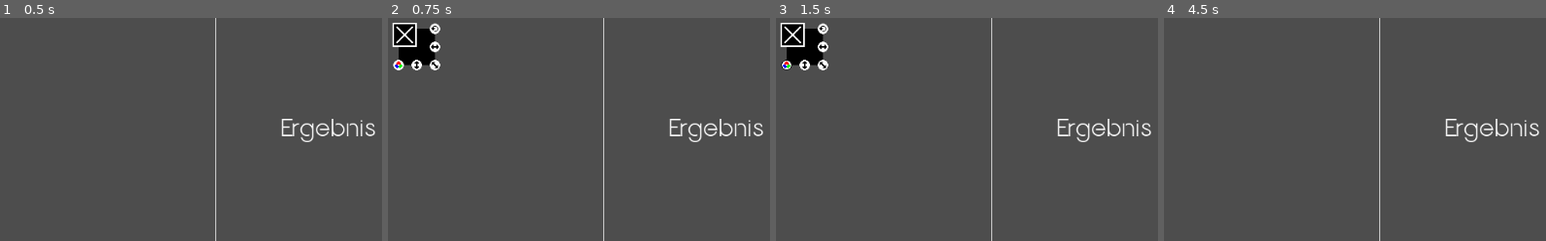
Above: before the commit, frames 1-4 (left to right).
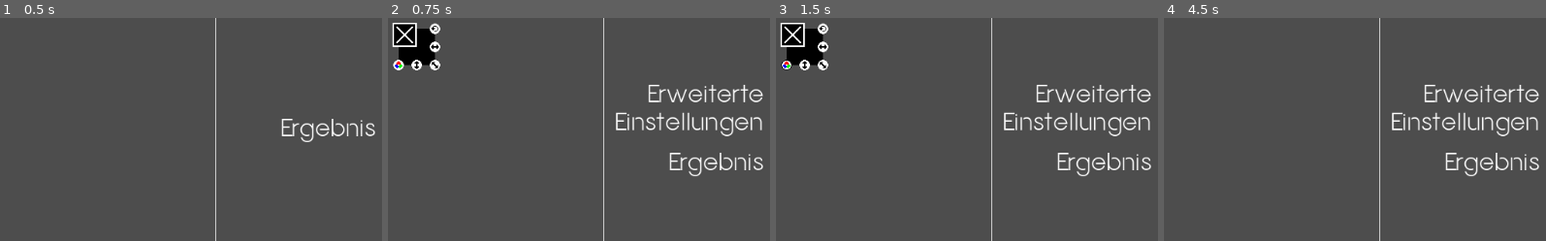
Above: after the commit, the same moments.

Repository: Anomasie/Fractals
Game: Godot game, scene res://scenes/GUI.tscn
Two runs of this game, one before a commit and one after it. Both use one fixed random seed, a clock stepped at 60 frames per second and the inputs below.
Inputs (mouse positions are % of the whole screen's width and height, from its top left):
- Up to frame 1 (0.5 s): no input
- Up to frame 2 (0.75 s): click "Hinzufügen" at 0.5 s
- Up to frame 3 (1.5 s): click (51, 33) at 1.25 s
- Up to frame 4 (4.5 s): click "Alles löschen" at 2 s; click "Ergebnis" at 2.75 s; click "Zurück" at 3.5 s; click "Hinzufügen" at 4.25 s
The pictures show only the part of the screen within x 50-100%, y 23-73%; the shares and areas given below are measured in that part.

Frame 1 is identical in both runs. In frame 2, 3.2% of the frame differs, in the area x 59-99%, y 30-71%; in frame 3, 3.2%; in frame 4, 3.2%.

Commit message:
added advanced options

Diff:
--- /dev/null
+++ b/scenes/AdvancedOptions.gd
@@ -0,0 +1,52 @@
+extends VBoxContainer
+
+signal value_changed
+signal close_me
+
+func _ready():
+	for child in self.get_children():
+		for ankle in child.get_children():
+			if ankle is SpinBox:
+				ankle.value_changed.connect(_value_changed)
+			elif ankle is CheckButton:
+				ankle.pressed.connect(_value_changed)
+
+@onready var TranslationX = $TranslationBox/TranslationX
+@onready var TranslationY = $TranslationBox/TranslationY
+@onready var ContractX = $ContractionBox/ContractionX
+@onready var ContractY = $ContractionBox/ContractionY
+@onready var Rotation = $RotationBox/Rotation
+@onready var Mirror = $MirrorBox/Mirror
+
+func _value_changed(_new_value=0):
+	value_changed.emit()
+
+func load_ui(contraction):
+	TranslationX.value = contraction.translation.x
+	TranslationY.value = 1 - contraction.translation.y
+	ContractX.value = contraction.contract.x
+	ContractY.value = contraction.contract.y
+	# see below
+	if contraction.rotation / (2 * PI) * 360 < 0:
+		Rotation.value = - contraction.rotation / (2 * PI) * 360
+	else:
+		Rotation.value = 360 - contraction.rotation / (2 * PI) * 360
+	Mirror.button_pressed = contraction.mirrored
+
+func read_ui():
+	var contraction = Contraction.new()
+	# godot translation: anchor top-left
+	# user-friendly translation: anchor bottom-left
+	contraction.translation = Vector2(TranslationX.value, 1 - TranslationY.value)
+	contraction.contract = Vector2(ContractX.value, ContractY.value)
+	# godot rotation: 2pi-scaled
+	## and clock-wise!?!
+	# user-friendly rotation: 360°-scaled
+	## and counter-clock-wise
+	contraction.rotation = 2 * PI - Rotation.value / 360 * 2 * PI
+	contraction.mirrored = Mirror.button_pressed
+	# the color will be added by PlaygroundUI
+	return contraction
+
+func _on_close_button_pressed():
+	close_me.emit()
--- /dev/null
+++ b/scenes/AdvancedOptions.tscn
@@ -0,0 +1,82 @@
+[gd_scene load_steps=2 format=3 uid="uid://ci4h23rvdej3t"]
+
+[ext_resource type="Script" path="res://scenes/AdvancedOptions.gd" id="1_jbv3n"]
+
+[node name="AdvancedOptions" type="VBoxContainer"]
+script = ExtResource("1_jbv3n")
+
+[node name="TranslationLabel" type="Label" parent="."]
+layout_mode = 2
+size_flags_vertical = 1
+text = "Verschiebung"
+horizontal_alignment = 2
+
+[node name="TranslationBox" type="HBoxContainer" parent="."]
+layout_mode = 2
+
+[node name="TranslationX" type="SpinBox" parent="TranslationBox"]
+layout_mode = 2
+min_value = -1.0
+max_value = 2.0
+step = 0.01
+
+[node name="TranslationY" type="SpinBox" parent="TranslationBox"]
+layout_mode = 2
+min_value = -1.0
+max_value = 2.0
+step = 0.01
+
+[node name="ContractionLabel" type="Label" parent="."]
+layout_mode = 2
+size_flags_vertical = 1
+text = "Kontraktion"
+horizontal_alignment = 2
+
+[node name="ContractionBox" type="HBoxContainer" parent="."]
+layout_mode = 2
+
+[node name="ContractionX" type="SpinBox" parent="ContractionBox"]
+layout_mode = 2
+max_value = 1.0
+step = 0.001
+
+[node name="ContractionY" type="SpinBox" parent="ContractionBox"]
+layout_mode = 2
+max_value = 1.0
+step = 0.001
+
+[node name="RotationBox" type="HBoxContainer" parent="."]
+layout_mode = 2
+
+[node name="Rotation" type="SpinBox" parent="RotationBox"]
+layout_mode = 2
+size_flags_horizontal = 3
+max_value = 359.9
+step = 0.1
+suffix = "°"
+
+[node name="RotationLabel" type="Label" parent="RotationBox"]
+layout_mode = 2
+size_flags_horizontal = 3
+text = "Rotation"
+horizontal_alignment = 2
+
+[node name="MirrorBox" type="HBoxContainer" parent="."]
+layout_mode = 2
+
+[node name="Mirror" type="CheckButton" parent="MirrorBox"]
+layout_mode = 2
+size_flags_horizontal = 3
+
+[node name="MirrorLabel" type="Label" parent="MirrorBox"]
+layout_mode = 2
+size_flags_horizontal = 3
+text = "gespiegelt"
+horizontal_alignment = 2
+
+[node name="CloseButton" type="Button" parent="."]
+layout_mode = 2
+text = "Schließen"
+alignment = 2
+
+[connection signal="pressed" from="CloseButton" to="." method="_on_close_button_pressed"]
--- a/scenes/Playground.gd
+++ b/scenes/Playground.gd
@@ -13,34 +13,32 @@
 	Instance.color_me.connect(color.bind(Instance))
 	Instance.focus_me.connect(focus.bind(Instance))
 	self.add_child(Instance)
+	get_parent().focus(Instance)
 
 func close_all():
 	for child in self.get_children():
 		close(child)
+	get_parent().focus(null)
 
 func close(MyRect):
 	MyRect.queue_free()
+	if self.get_child_count() <= 1:
+		get_parent().focus(null)
+	else:
+		get_parent().focus(self.get_child(0))
 
 func color(MyRect):
 	get_parent().color(MyRect)
+	get_parent().focus(MyRect)
 
 func focus(MyRect):
 	self.move_child(MyRect, -1)
+	get_parent().focus(MyRect)
 
 func get_ifs(origin):
 	var ifs = IFS.new()
 	# get contractions of ifs
 	for child in self.get_children():
-		var contraction = Contraction.new()
-		contraction.translation = Vector2(
-			(child.Rect.get_global_position().x - origin.x) / Global.LOUPE.x,
-			(child.Rect.get_global_position().y - origin.y) / Global.LOUPE.y
-		)
-		contraction.contract = Vector2(
-			child.Rect.size.x / Global.LOUPE.x,
-			child.Rect.size.y / Global.LOUPE.y
-		)
-		contraction.rotation = child.rotation
-		contraction.color = child.Rect.self_modulate
+		var contraction = child.get_contraction(origin)
 		ifs.systems.append(contraction)
 	return ifs
--- a/scenes/PlaygroundUI.gd
+++ b/scenes/PlaygroundUI.gd
@@ -1,16 +1,21 @@
 extends Control
 
 @onready var Playground = $Playground
+# There is no reason to call this a blue texture, as it isn't blue anymore.
+# However, it was in a previous version, and I diffuse to change the name.
 @onready var BlueTexture = $Center/Center/BlueTexture
 @onready var ColorBar = $Left/Lines/ColorBar
 @onready var ColorBarPicker = $Left/Lines/ColorBar/ColorPicker
 @onready var ColorBarReadyButton = $Left/Lines/ColorBar/ReadyButton
+@onready var ResultButton = $Right/Lines/ResultButton
 
 var rot = randi_range(0,360-1)
 
 func _ready():
 	resize()
+	# hide and show
 	ColorBar.hide()
+	focus()
 
 func _on_add_pressed():
 	Playground.add(self.get_global_position() + self.size / 2 + Vector2(128,0).rotated(rot))
@@ -25,7 +30,7 @@
 	ColorBar.hide()
 
 func _on_results_pressed():
-	var ifs = Playground.get_ifs(BlueTexture.get_global_position())
+	var ifs = Playground.get_ifs( BlueTexture.get_global_position() )
 	self.get_parent().show_results(ifs)
 
 func resize():
@@ -47,6 +52,50 @@
 	rect_editing_color = null
 	ColorBar.hide()
 
-func _on_color_picker_color_changed(color):
+func _on_color_picker_color_changed(new_color):
 	if editing_color and rect_editing_color:
-		rect_editing_color.color_rect(color)
+		rect_editing_color.color_rect(new_color)
+
+
+# advanced options
+
+@onready var AdvancedButton = $Right/Lines/AdvancedButton
+@onready var AdvancedOptions = $Right/Lines/AdvancedOptions
+
+var CurrentRect = null
+
+func focus(Rect = CurrentRect):
+	CurrentRect = Rect
+	# if nothing in focus:
+	## close advanced options
+	if typeof(CurrentRect) == TYPE_NIL:
+		_on_advanced_options_close_me()
+		# and hide advanced option-button
+		AdvancedButton.hide()
+	# if you are focusing something:
+	## update AdvancedOptions
+	elif AdvancedOptions.visible:
+		AdvancedOptions.load_ui(CurrentRect.get_contraction( BlueTexture.get_global_position() ))
+	## open advanced option-button
+	else:
+		AdvancedButton.show()
+
+func _on_advanced_button_pressed():
+	AdvancedButton.hide()
+	AdvancedOptions.show()
+	AdvancedOptions.load_ui(CurrentRect.get_contraction( BlueTexture.get_global_position() ))
+	ResultButton.hide()
+
+func _on_advanced_options_close_me():
+	AdvancedOptions.hide()
+	AdvancedButton.show()
+	ResultButton.show()
+
+func _on_advanced_options_value_changed():
+	# editing the rect using the rect-ui will update advanced-uptions-ui
+	# however, this change should not be driven back to rect-ui
+	# which would provide no further information but make the animation chunky
+	if not CurrentRect.editing_position and not CurrentRect.editing_width and not CurrentRect.editing_height and not CurrentRect.editing_turn:
+		var new_contraction = AdvancedOptions.read_ui()
+		new_contraction.color = CurrentRect.Rect.self_modulate
+		CurrentRect.update_to(new_contraction, BlueTexture.get_global_position())
--- a/scenes/PlaygroundUI.tscn
+++ b/scenes/PlaygroundUI.tscn
@@ -1,8 +1,9 @@
-[gd_scene load_steps=4 format=3 uid="uid://q88x6y11n1jm"]
+[gd_scene load_steps=5 format=3 uid="uid://q88x6y11n1jm"]
 
 [ext_resource type="Script" path="res://scenes/PlaygroundUI.gd" id="1_ioibl"]
 [ext_resource type="Texture2D" uid="uid://bg82qawkt7a6b" path="res://assets/gui/center_background.png" id="2_sdntq"]
 [ext_resource type="PackedScene" uid="uid://cnh2ciowfjn42" path="res://scenes/Playground.tscn" id="4_xpdbu"]
+[ext_resource type="PackedScene" uid="uid://ci4h23rvdej3t" path="res://scenes/AdvancedOptions.tscn" id="4_yd3uv"]
 
 [node name="PlaygroundUI" type="Control"]
 layout_mode = 3
@@ -118,7 +119,25 @@
 grow_horizontal = 0
 grow_vertical = 2
 
-[node name="ResultsButton" type="Button" parent="Right"]
+[node name="Lines" type="VBoxContainer" parent="Right"]
+layout_mode = 2
+
+[node name="AdvancedButton" type="Button" parent="Right/Lines"]
+layout_mode = 2
+text = "Erweiterte
+Einstellungen"
+alignment = 2
+
+[node name="AdvancedOptions" parent="Right/Lines" instance=ExtResource("4_yd3uv")]
+layout_mode = 2
+
+[node name="PresetButton" type="Button" parent="Right/Lines"]
+visible = false
+layout_mode = 2
+text = "Vorlagen"
+alignment = 2
+
+[node name="ResultButton" type="Button" parent="Right/Lines"]
 visibility_layer = 2
 layout_mode = 2
 text = "Ergebnis"
@@ -127,4 +146,7 @@
 [connection signal="pressed" from="Left/Lines/AddButton" to="." method="_on_add_pressed"]
 [connection signal="pressed" from="Left/Lines/CloseAllButton" to="." method="_on_close_all_pressed"]
 [connection signal="color_changed" from="Left/Lines/ColorBar/ColorPicker" to="." method="_on_color_picker_color_changed"]
-[connection signal="pressed" from="Right/ResultsButton" to="." method="_on_results_pressed"]
+[connection signal="pressed" from="Right/Lines/AdvancedButton" to="." method="_on_advanced_button_pressed"]
+[connection signal="close_me" from="Right/Lines/AdvancedOptions" to="." method="_on_advanced_options_close_me"]
+[connection signal="value_changed" from="Right/Lines/AdvancedOptions" to="." method="_on_advanced_options_value_changed"]
+[connection signal="pressed" from="Right/Lines/ResultButton" to="." method="_on_results_pressed"]
--- a/scenes/Rect.gd
+++ b/scenes/Rect.gd
@@ -1,5 +1,9 @@
 extends MarginContainer
 class_name ResizableRect
+
+var mouse_in = false
+
+# editing
 
 signal close_me
 signal color_me
@@ -19,6 +23,8 @@
 
 func _input(event):
 	if self.visible and event is InputEventMouseMotion:
+		if editing_position or editing_turn or editing_width or editing_height:
+			focus_me.emit()
 		if editing_position:
 			self.position = event.position - rect_origin
 		elif editing_turn:
@@ -29,10 +35,10 @@
 			if editing_height:
 				resize_rect(Rect.custom_minimum_size.x, (event.position - rect_origin).dot(Vector2(0, 1).rotated(self.rotation)))
 	if self.visible and event is InputEventMouseButton and not event.pressed:
-		editing_position = false
-		editing_width = false
-		editing_height = false
-		editing_turn = false
+			editing_position = false
+			editing_width = false
+			editing_height = false
+			editing_turn = false
 
 func _on_move_button_pressed():
 	editing_position = true
@@ -77,11 +83,44 @@
 func _on_close_button_pressed():
 	close_me.emit()
 
-# colors
+## colors
 
 func _on_color_button_pressed():
 	color_me.emit()
-	focus_me.emit()
 
 func color_rect(color):
 	Rect.self_modulate = color
+
+# load contraction
+
+func get_contraction(origin):
+	var contraction = Contraction.new()
+	contraction.translation = Vector2(
+		(self.Rect.get_global_position().x - origin.x) / Global.LOUPE.x,
+		(self.Rect.get_global_position().y - origin.y) / Global.LOUPE.y
+	)
+	contraction.contract = Vector2(
+		self.Rect.size.x / Global.LOUPE.x,
+		self.Rect.size.y / Global.LOUPE.y
+	)
+	contraction.rotation = self.rotation
+	contraction.color = self.Rect.self_modulate
+	return contraction
+
+# advanced options
+
+func update_to(contr, origin):
+	# translation
+	var real_position = Vector2(
+		contr.translation.x * Global.LOUPE.x,
+		contr.translation.y * Global.LOUPE.y
+	)
+	self.position = (real_position - Rect.position) + origin
+	# contraction
+	resize_rect(contr.contract.x * Global.LOUPE.x, contr.contract.y * Global.LOUPE.y)
+	# rotation
+	self.rotation = contr.rotation
+	# mirror
+
+	# color
+	Rect.self_modulate = contr.color
--- a/scripts/contraction.gd
+++ b/scripts/contraction.gd
@@ -1,8 +1,9 @@
 class_name Contraction
 
-var translation = Vector2i.ZERO
-var contract = Vector2i(0.5,0.5)
+var translation = Vector2.ZERO
+var contract = Vector2(0.5,0.5)
 var rotation = 0
+var mirrored = false
 var color = Color.BLACK
 
 func apply(p):
